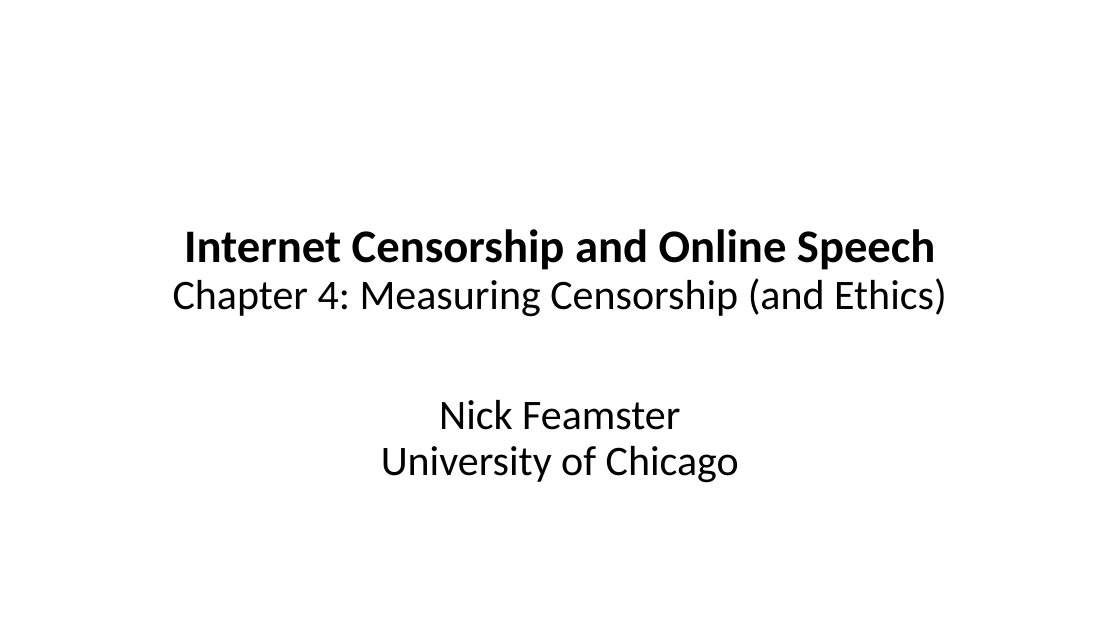
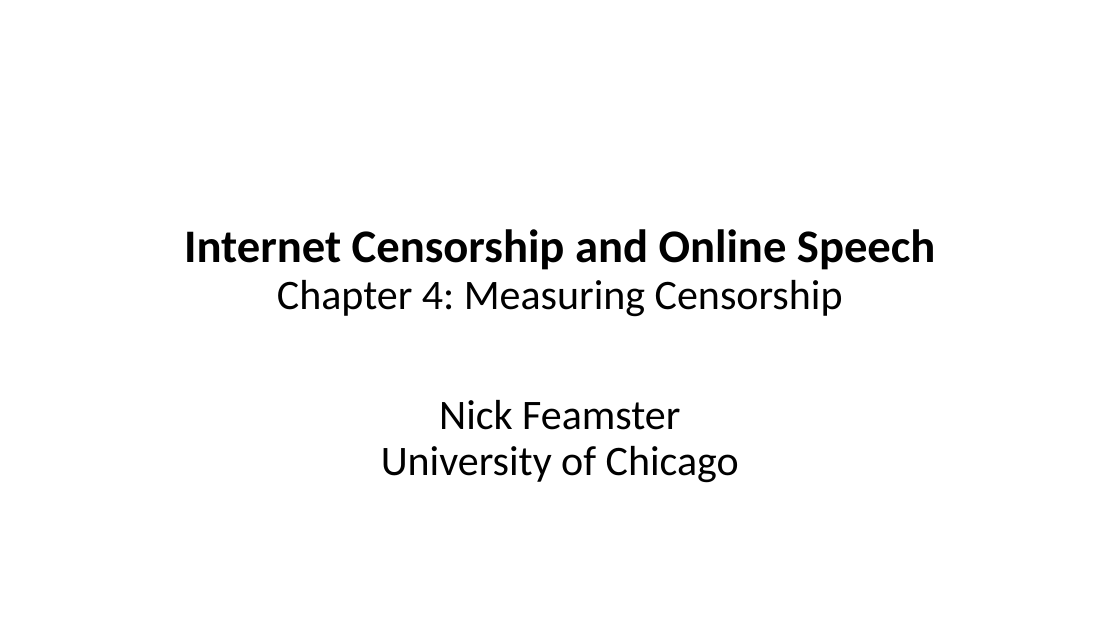
Before and after one commit to noise-lab/censorship-course, a slide deck: slide 1 of lectures/4-Measurement.pptx. Drawn at 1120x630 pixels with LibreOffice and Linux fonts; fonts in the diff are those of the drawing. Boxes give left, top, right and bottom in pixels: in the first picture for what was removed or moved away, otherwise in the second. Text is boxed around its words. In the diff, an @@ line names an element or a change of style, - is before the commit and + after.

```diff
--- a/lectures/4-Measurement.pptx
+++ b/lectures/4-Measurement.pptx
@@ title at (184, 229, 935, 317): text changed; size 36 to 40 pt; bold on @@
-Internet Censorship and Online Speech
-Chapter 4: Measuring Censorship (and Ethics)
+Internet Censorship and Online Speech
+Chapter 4: Measuring Censorship
```
Also in this commit, not shown: 5 other slides changed, 9 slides added, 4 slides removed, 2 other files.
